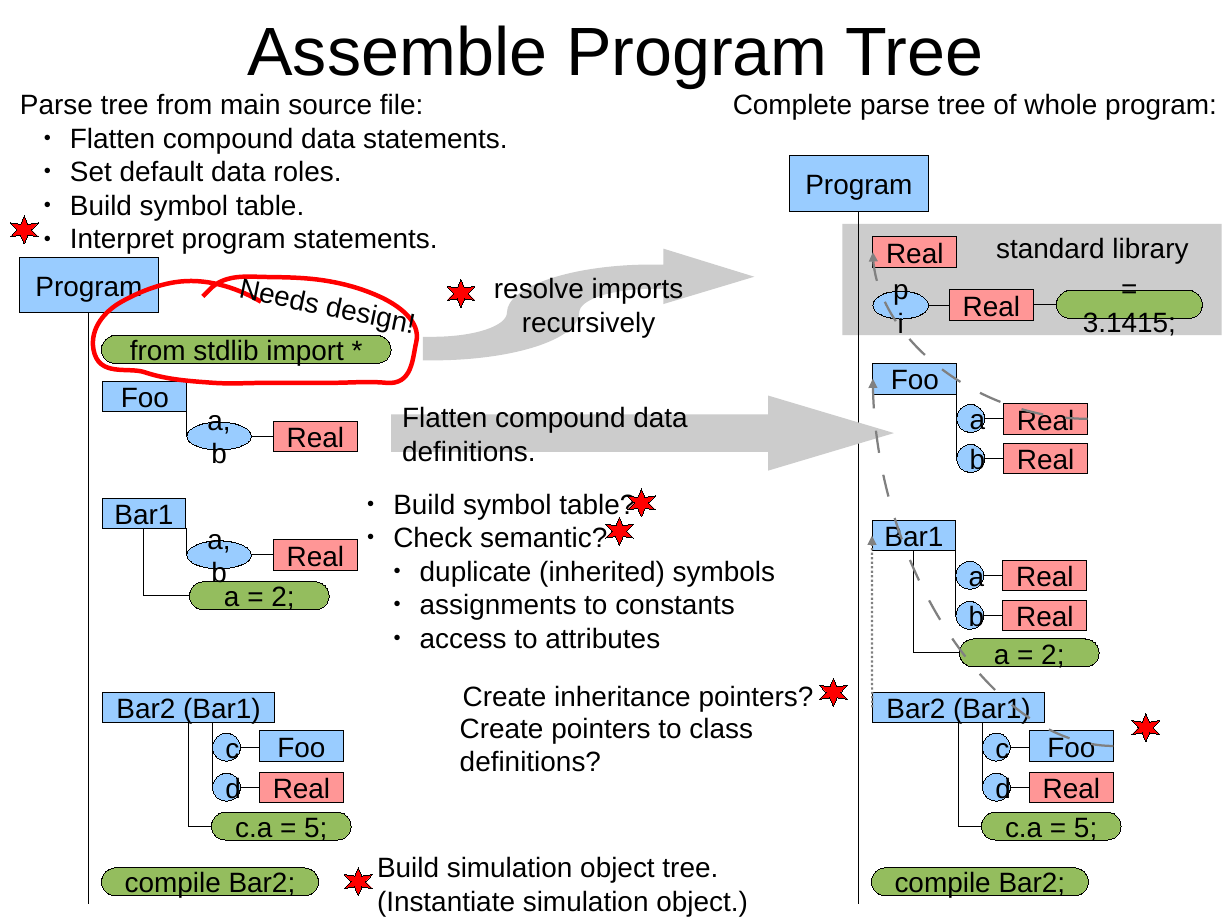
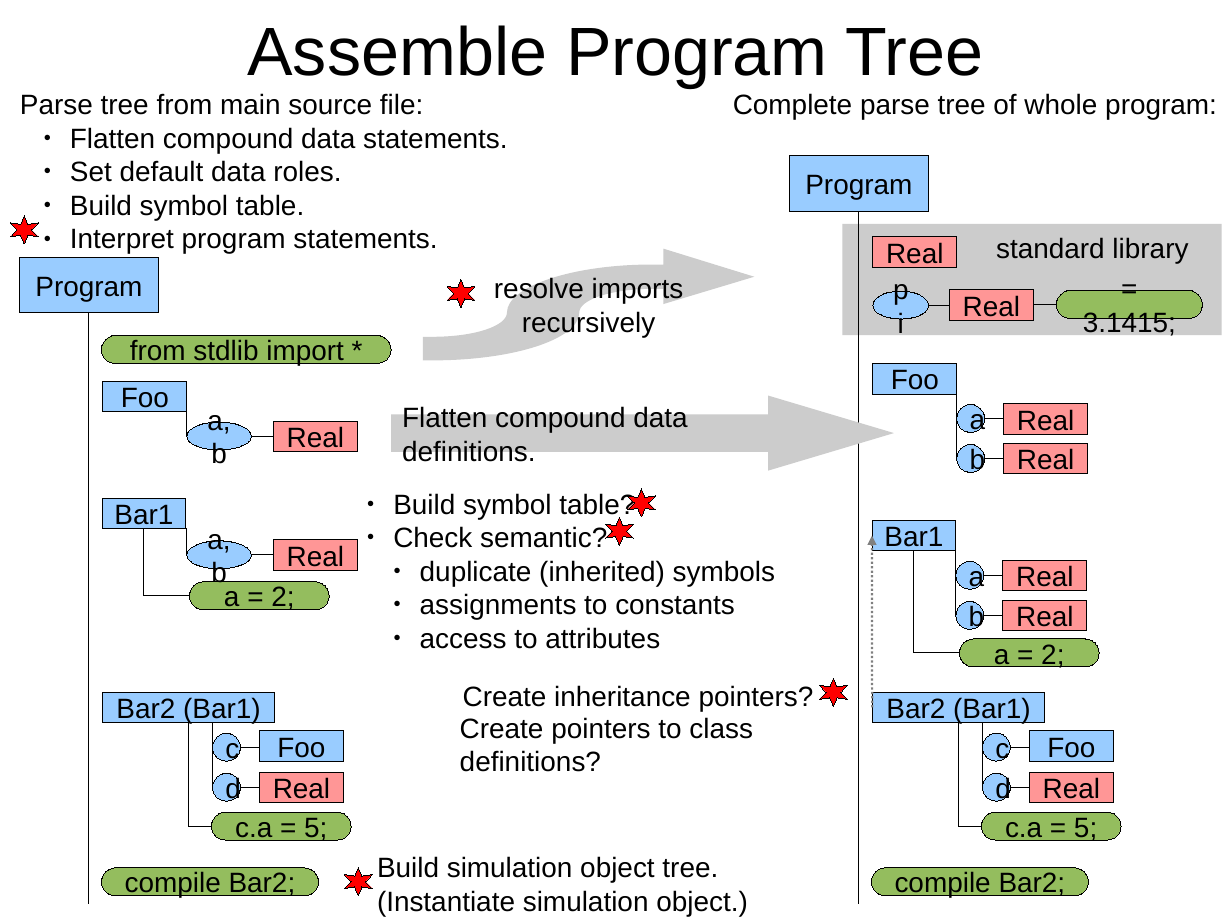
Before and after one commit to eike-welk/freeode, a slide deck: slide 8 of freeode_py/SIML Compiler Outline.odp (slide 7 before the commit). Drawn at 1232x924 pixels with LibreOffice and Linux fonts; fonts in the diff are those of the drawing. Boxes give left, top, right and bottom in pixels: in the first picture for what was removed or moved away, otherwise in the second. Text is boxed around its words. In the diff, an @@ line names an element or a change of style, - is before the commit and + after.

Commit message:
some more tree generation progress.

```diff
--- a/freeode_py/SIML Compiler Outline.odp
+++ b/freeode_py/SIML Compiler Outline.odp
@@ curved arrow removed from (1088, 419) to (873, 253) @@
@@ freeform shape removed at (93, 276, 417, 383) @@
@@ text removed at (238, 277, 406, 333) @@
-Needs design!
@@ curved arrow removed from (1113, 746) to (873, 379) @@
@@ freeform shape removed at (1133, 713, 1160, 741) @@
```
Also in this commit, not shown: 3 other slides changed, 3 other files.
